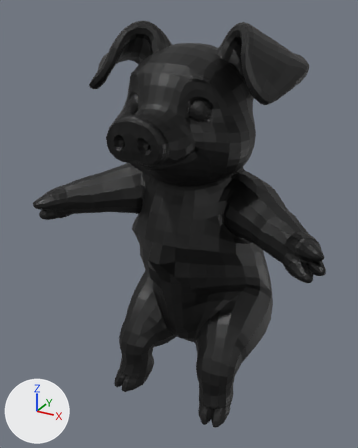
An edit to the Blender file assets/models/pig/tripo-hand/pig.blend, drawn before and after from the same camera.
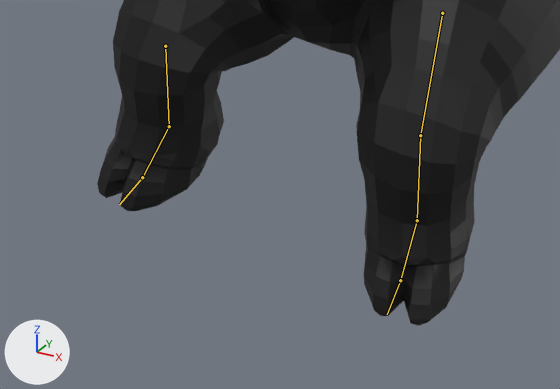
There are two pictures of each version: one whole from a 50 mm lens placed at (0.522, -1.013, 1.029), pointed at (-0.03, -0.009, 0.527), one close up on the part from 23% to 73% of the width and 73% to 100% of the height. Lighting does not change. The marker at lower left points along +X, +Y and +Z. The first two pictures are the older version. Both versions are drawn at frame 1 of the action 'bind'; the numbers are the values there. The bones that change, and the others that lie on the model, are drawn over the model as lines in the close-ups.

The first close-up shows 'pig'.
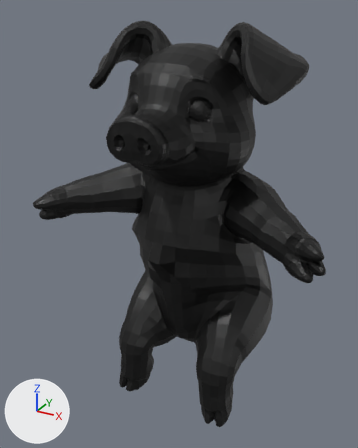
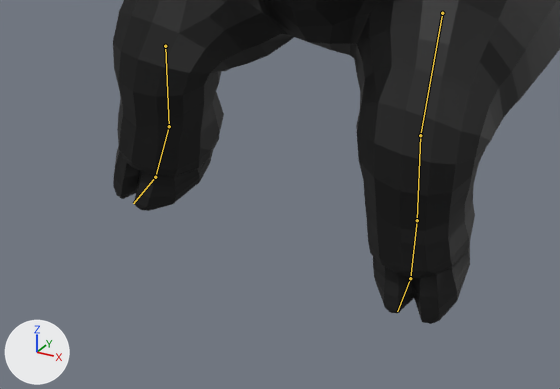
Commit message: fix(models): seat the Tripo pig on a higher chair

Location of each change, (x1, y1, x2, y2) in pixels of the close-ups (560 x 389 px):
'pig', posed: before (97, 0, 560, 326); after (113, 0, 560, 324)
bone 'foot_L', root to tip: before (417, 220) to (400, 280); after (417, 220) to (410, 278)
bone 'toes_L', root to tip: before (400, 280) to (387, 314); after (410, 278) to (397, 311)
bone 'foot_R', root to tip: before (169, 126) to (142, 177); after (169, 126) to (155, 177)
bone 'toes_R', root to tip: before (142, 177) to (119, 204); after (155, 177) to (133, 203)

Patch to the scene script:
```diff
--- a/assets/models/pig/tripo-hand/pig.blend.py
+++ b/assets/models/pig/tripo-hand/pig.blend.py
@@ bone_foot_l @@
 bone_foot_l = bpy.data.objects['pig_rig'].pose.bones['foot_L']  # child of 'shin_L'
-bone_foot_l.rotation_quaternion = (0.995, 0.101, 0.015, 0.011)  # degrees (12, 2, 1)
+bone_foot_l.rotation_quaternion = (0.986, -0.159, 0.031, 0.034)  # degrees (-18, 4, 3)
@@ bone_toes_l @@
 bone_toes_l = bpy.data.objects['pig_rig'].pose.bones['toes_L']  # child of 'foot_L'
-bone_toes_l.rotation_quaternion = (1.0, 0.0, 0.0, 0.0)  # degrees (0, 0, 0)
+bone_toes_l.rotation_quaternion = (0.966, 0.258, -0.024, -0.005)  # degrees (30, -3, -1)
@@ bone_foot_r @@
 bone_foot_r = bpy.data.objects['pig_rig'].pose.bones['foot_R']  # child of 'shin_R'
-bone_foot_r.rotation_quaternion = (0.995, 0.101, -0.015, -0.011)  # degrees (12, -2, -1)
+bone_foot_r.rotation_quaternion = (0.986, -0.159, -0.031, -0.034)  # degrees (-18, -4, -3)
@@ bone_toes_r @@
 bone_toes_r = bpy.data.objects['pig_rig'].pose.bones['toes_R']  # child of 'foot_R'
-bone_toes_r.rotation_quaternion = (1.0, 0.0, 0.0, 0.0)  # degrees (0, 0, 0)
+bone_toes_r.rotation_quaternion = (0.966, 0.258, 0.024, 0.005)  # degrees (30, 3, 1)
```
